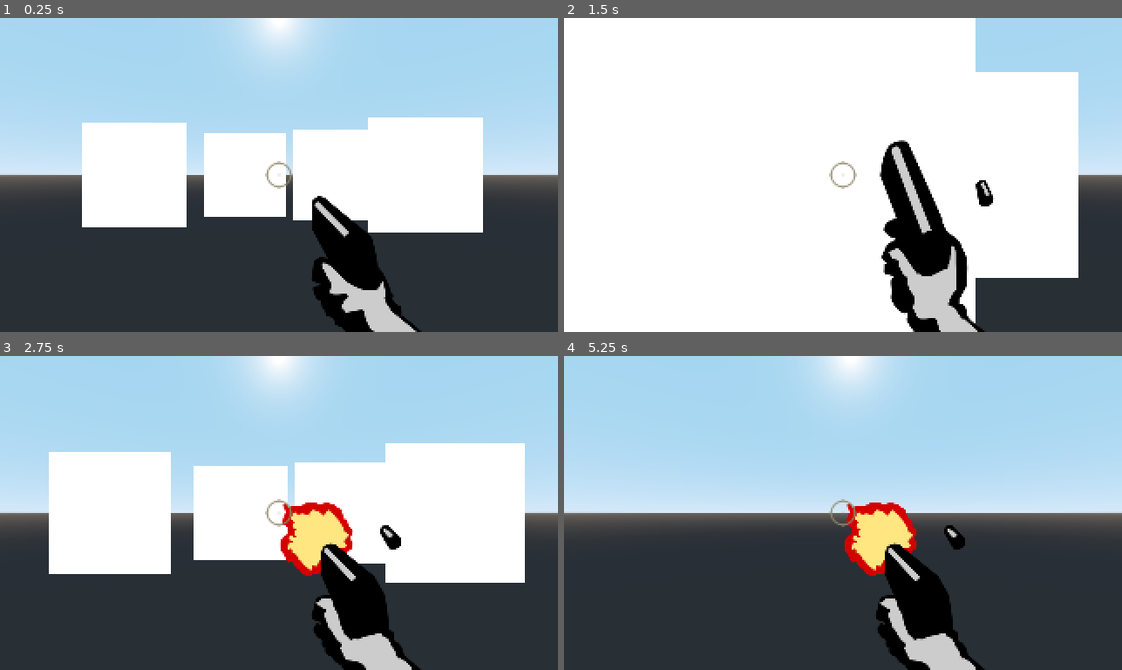
Above: before the commit, frames 1-4 (two rows, left to right).
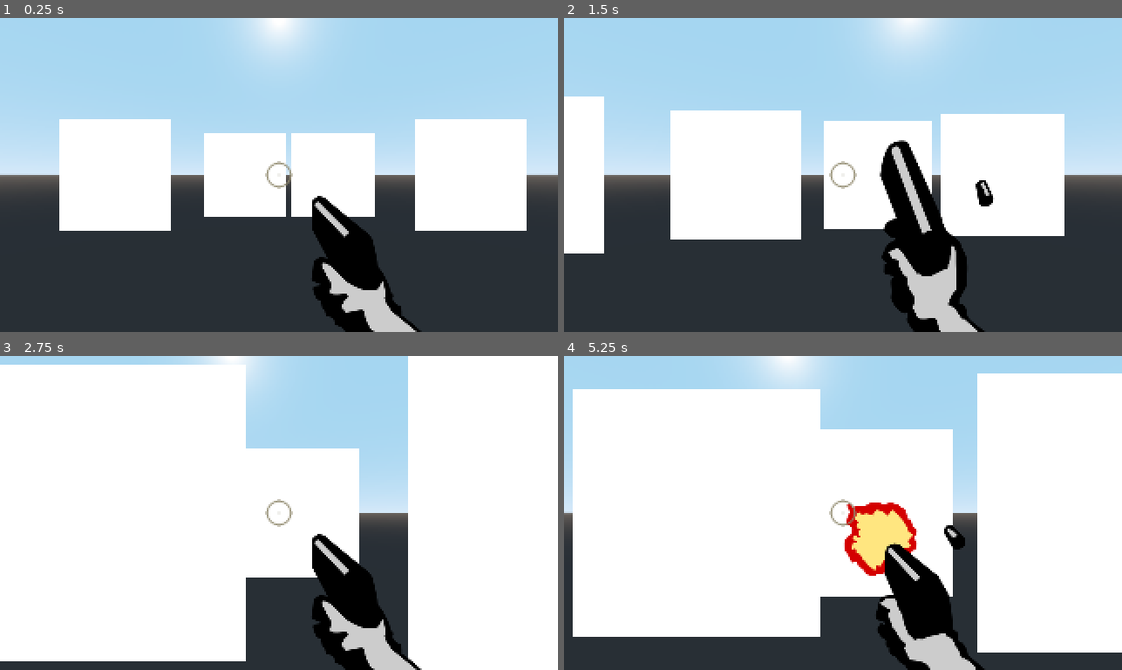
Above: after the commit, the same moments.

Repository: emanu-dev/godot-fps-prototype
Game: Godot game, scene res://World.tscn
Same seed, same stepped clock (60 frames per second), same inputs: the game is played once before the commit and once after it.
Inputs (mouse positions are in pixels of both pictures, inside the frame that each line leads up to):
- Up to frame 1 (0.25 s): no input
- Up to frame 2 (1.5 s): move the mouse to (870, 175) at 0.52 s; press the mouse at (870, 175) at 0.53 s; hold W (move_forwards) from 0.53 s (still down); move the mouse to (815, 175) at 1.27 s; release the mouse at (815, 175) at 1.28 s; click (815, 175) at 1.35 s
- Up to frame 3 (2.75 s): keep holding W (move_forwards); move the mouse to (290, 506) at 2.02 s; press the mouse at (290, 506) at 2.03 s
- Up to frame 4 (5.25 s): keep holding W (move_forwards); move the mouse to (837, 519) at 2.77 s; release the mouse at (837, 519) at 2.78 s; click (837, 519) at 2.85 s; move the mouse to (887, 516) at 3.52 s; press the mouse at (887, 516) at 3.53 s; move the mouse to (798, 509) at 4.27 s; release the mouse at (798, 509) at 4.28 s; click (798, 509) at 4.35 s; move the mouse to (848, 513) at 5.02 s; press the mouse at (848, 513) at 5.03 s

The runs differ from the first frame. In frame 1, 8.7% of the frame differs, in the area x 10-95%, y 31-69%; in frame 2, 53%; in frame 3, 57%; in frame 4, 69%, in the area x 1-100%, y 0-95%.

Commit message:
Fix enemy rotation/look_at

Diff:
--- a/ImpTest.gd
+++ b/ImpTest.gd
@@ -23,8 +23,8 @@
 	if camera == null:
 		return
 
-	var p_fwd = camera.global_transform.basis.z
-	var fwd = global_transform.basis.z
+	var p_fwd = -camera.global_transform.basis.z
+	var fwd = -global_transform.basis.z # Godot uses OpenGL convention for its transforms, so looking forward means looking at the negative Z axis
 	var left = global_transform.basis.x
 
 	var l_dot = left.dot(p_fwd)
@@ -37,7 +37,7 @@
 	elif f_dot > 0.85:
 		row = 4 # back sprite
 	else:
-		sprite.flip_h = l_dot > 0
+		sprite.flip_h = l_dot < 0 # Inverted because of negative z-axis
 		if abs(f_dot) < 0.3:
 			row = 2 # left sprite
 		elif f_dot < 0:
@@ -56,11 +56,15 @@
 
 	var vec_to_player = player.translation - translation
 	vec_to_player = vec_to_player.normalized()
-	raycast.cast_to = (vec_to_player * 1.5)
+	raycast.cast_to = (-vec_to_player * 1.5) # Inverted because of negative z-axis
 
-	self.look_at(player.translation - vec_to_player, Vector3(0,1,0))
+	#self.look_at(player.translation - vec_to_player, Vector3(0,1,0))
 
 	move_and_collide(vec_to_player * MOVE_SPEED * delta)
+	look_at(player.translation, Vector3(0, 1, 0))
+	#rotate_y(deg2rad(1.0))
+
+	#print(rotation_degrees)
 
 	if raycast.is_colliding():
 		var coll = raycast.get_collider()
--- a/ImpTest.tscn
+++ b/ImpTest.tscn
@@ -4,8 +4,10 @@
 [ext_resource path="res://Sprites/TestImp.png" type="Texture" id=2]
 
 [sub_resource type="CapsuleShape" id=1]
+radius = 0.603997
+height = 1.17503
 
-[sub_resource type="Animation" id=7]
+[sub_resource type="Animation" id=2]
 resource_name = "die"
 step = 0.2
 tracks/0/type = "value"
@@ -58,12 +60,11 @@
 cast_to = Vector3( 0, 0, 1 )
 
 [node name="AnimationPlayer" type="AnimationPlayer" parent="."]
-anims/die = SubResource( 7 )
-anims/walk = SubResource( 6 )
+anims/die = SubResource( 2 )
+anims/walk = SubResource( 3 )
 
 [node name="Sprite3D" type="Sprite3D" parent="."]
-transform = Transform( 0.981539, 0, 0, 0, 0.981539, 0, 0, 0, 0.981539, 0, 0, 0 )
-material_override = SubResource( 5 )
+material_override = SubResource( 4 )
 texture = ExtResource( 2 )
 vframes = 5
 hframes = 9
--- a/World.tscn
+++ b/World.tscn
@@ -11,16 +11,16 @@
 transform = Transform( 1, 0, 0, 0, 1, 0, 0, 0, 1, -1.14807, 0, -7.66908 )
 
 [node name="ImpTest2" parent="." instance=ExtResource( 2 )]
-transform = Transform( 1, 0, 0, 0, 1, 0, 0, 0, 1, 3.61987, 0, -5.52913 )
+transform = Transform( 1, 0, 0, 0, 1, 0, 0, 0, 1, 1.85193, 0, -7.66908 )
 
 [node name="ImpTest3" parent="." instance=ExtResource( 2 )]
-transform = Transform( 1, 0, 0, 0, 1, 0, 0, 0, 1, -7.34264, 0, -4.70319 )
+transform = Transform( 1, 0, 0, 0, 1, 0, 0, 0, 1, 4.85193, 0, -5.66908 )
 
 [node name="ImpTest4" parent="." instance=ExtResource( 2 )]
-transform = Transform( 1, 0, 0, 0, 1, 0, 0, 0, 1, -3.90895, -9.53674e-07, -6.07996 )
+transform = Transform( 1, 0, 0, 0, 1, 0, 0, 0, 1, -4.14807, 0, -5.66908 )
 
 [node name="ImpTest5" parent="." instance=ExtResource( 2 )]
-transform = Transform( 1, 0, 0, 0, 1, 0, 0, 0, 1, 1.84601, -1.90735e-06, -7.12036 )
+transform = Transform( 1, 0, 0, 0, 1, 0, 0, 0, 1, 7.85193, 0, -3.66908 )
 
 [node name="ImpTest6" parent="." instance=ExtResource( 2 )]
-transform = Transform( 1, 0, 0, 0, 1, 0, 0, 0, 1, 6.6838, -9.53674e-07, -3.66102 )
+transform = Transform( 1, 0, 0, 0, 1, 0, 0, 0, 1, -7.14807, 0, -3.66908 )
--- a/project.godot
+++ b/project.godot
@@ -24,8 +24,8 @@
 window/size/width=320
 window/size/height=180
 window/size/always_on_top=true
-window/size/test_width=960
-window/size/test_height=540
+window/size/test_width=640
+window/size/test_height=360
 window/stretch/mode="viewport"
 window/stretch/aspect="keep"
 
Not shown: 2 places in ImpTest.tscn that only renumber resources
